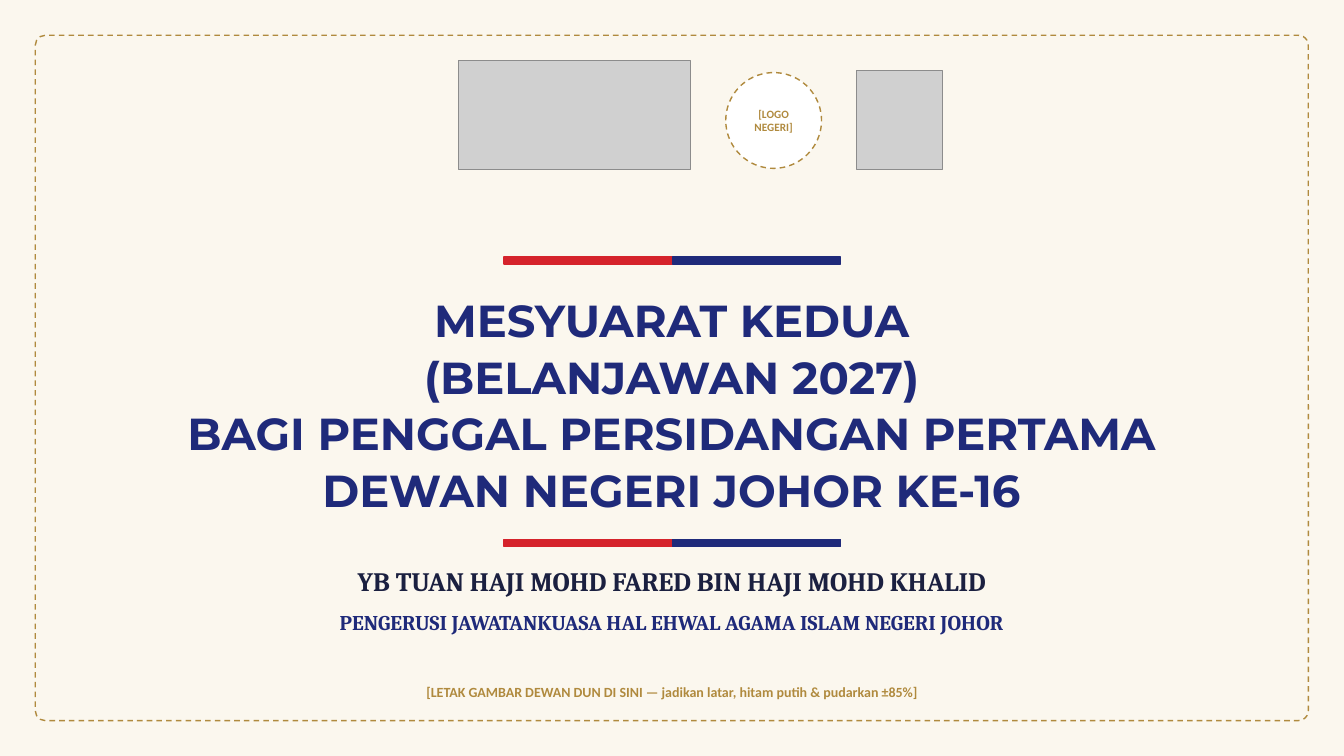
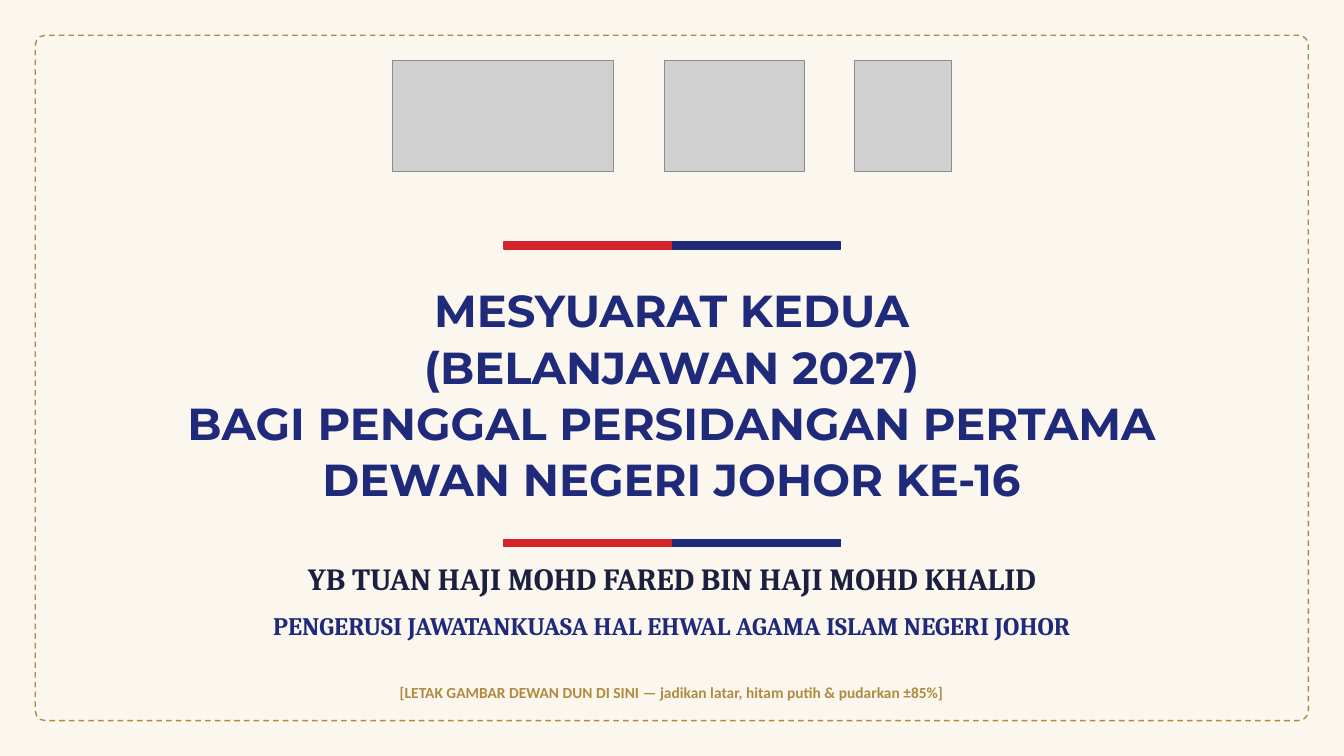
Before and after one commit to nawaljoe/Nawal, a slide deck: slide 1 of Infografik_Soalan_Lisan_A182_Belanjawan2027.pptx. Drawn at 1344x756 pixels with LibreOffice and Linux fonts; fonts in the diff are those of the drawing; grey boxes stand for pictures. Boxes give left, top, right and bottom in pixels: in the first picture for what was removed or moved away, otherwise in the second. Text is boxed around its words. In the diff, an @@ line names an element or a change of style, - is before the commit and + after.

```diff
--- a/Infografik_Soalan_Lisan_A182_Belanjawan2027.pptx
+++ b/Infografik_Soalan_Lisan_A182_Belanjawan2027.pptx
@@ picture: place and size @@
-picture at (459,60,691,169)
+picture at (393,60,614,171)
@@ picture added at (664,60,805,171) @@
@@ ellipse removed at (726,73,822,168) @@
@@ picture: place and size @@
-picture at (857,71,943,169)
+picture at (855,60,952,171)
@@ text removed at (754,110,792,133) @@
-[LOGO
-NEGERI]
@@ text "MESYUARAT KEDUA": place and size @@
-text "MESYUARAT KEDUA" at (187,305,1156,508)
+text "MESYUARAT KEDUA" at (187,295,1156,497)
@@ rectangle: place and size @@
-rectangle at (504,257,673,264)
+rectangle at (504,242,673,249)
@@ rectangle: place and size @@
-rectangle at (673,257,841,264)
+rectangle at (673,242,841,249)
@@ text "YB TUAN HAJI MOHD FARED ..." at (308,569,1036,597): size 19 to 22 pt @@
@@ text "PENGERUSI JAWATANKUASA HAL EHWAL AGAMA ..." at (273,618,1070,641): size 15 to 18 pt @@
@@ text "[LETAK GAMBAR DEWAN DUN DI ..." at (400,686,943,701): size 10 to 11 pt @@
```
Also in this commit, not shown: 8 other slides changed, 7 slides added.
